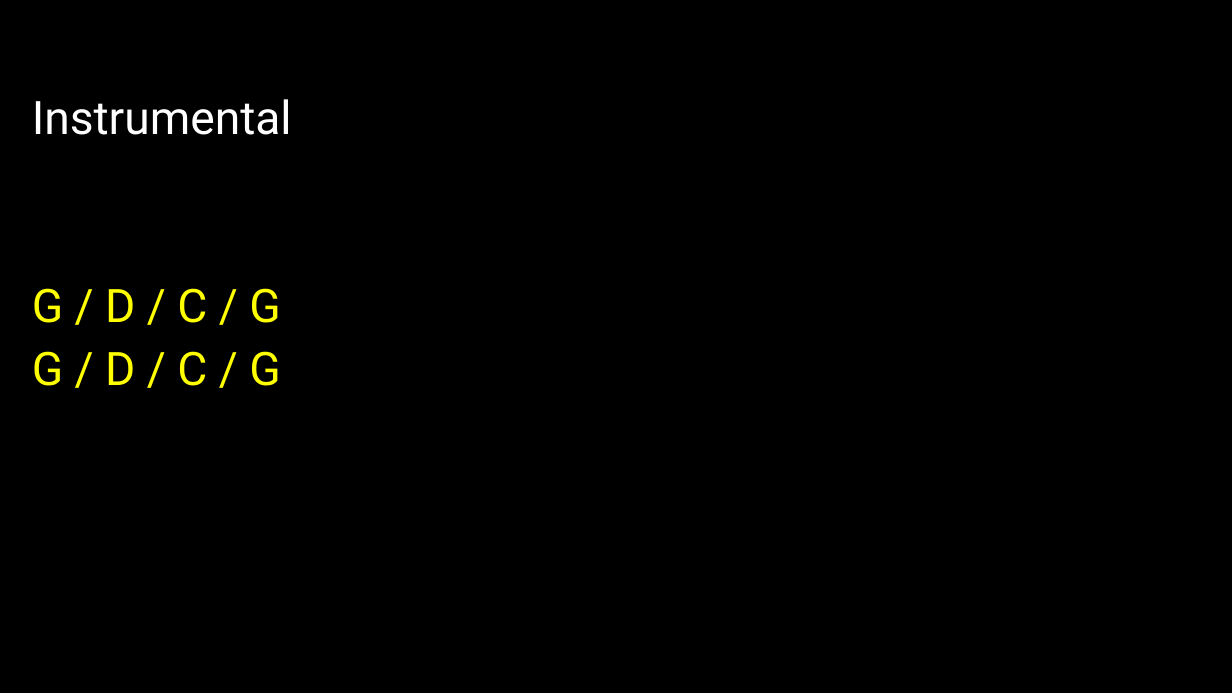
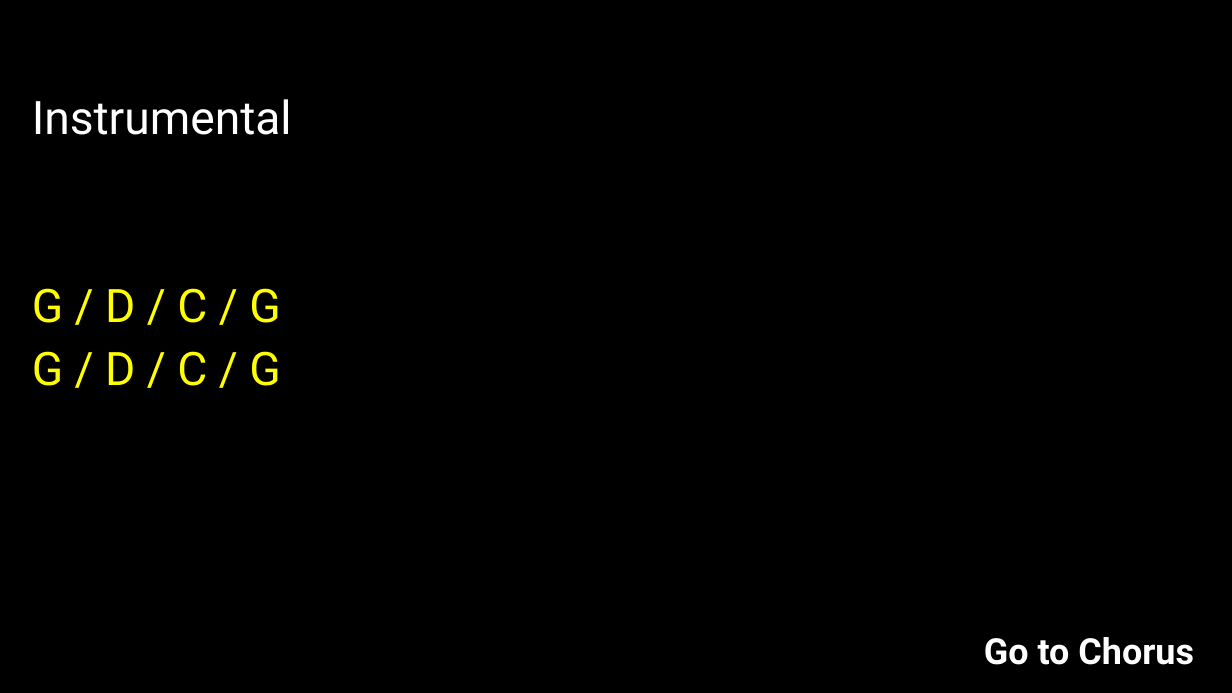
Before and after one commit to kendall412/worship, a slide deck: slide 23 of set/2026-10-04 ECBC-CH.pptx. Drawn at 1232x693 pixels with LibreOffice and Linux fonts; fonts in the diff are those of the drawing. Boxes give left, top, right and bottom in pixels: in the first picture for what was removed or moved away, otherwise in the second. Text is boxed around its words. In the diff, an @@ line names an element or a change of style, - is before the commit and + after.

```diff
--- a/set/2026-10-04 ECBC-CH.pptx
+++ b/set/2026-10-04 ECBC-CH.pptx
@@ text added at <box>984,637,1194,665</box>, 28 pt, text #FFFFFF, bold @@
+Go to Chorus
```
Also in this commit, not shown: 1 other file.
